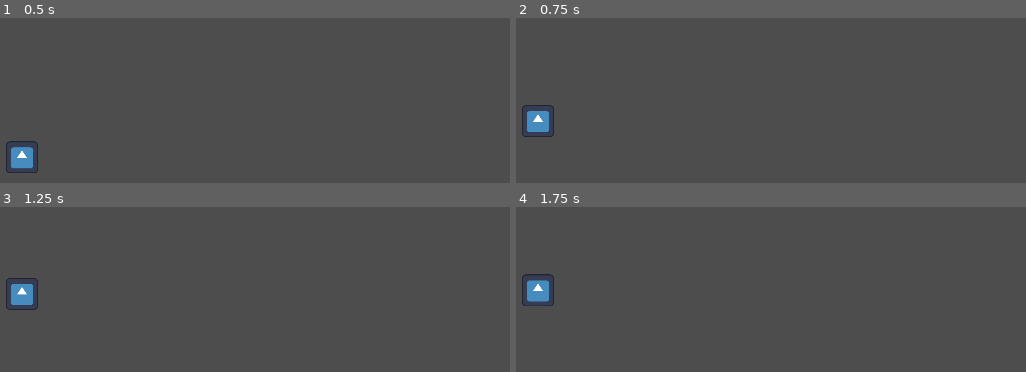
Above: before the commit, frames 1-4 (two rows, left to right).
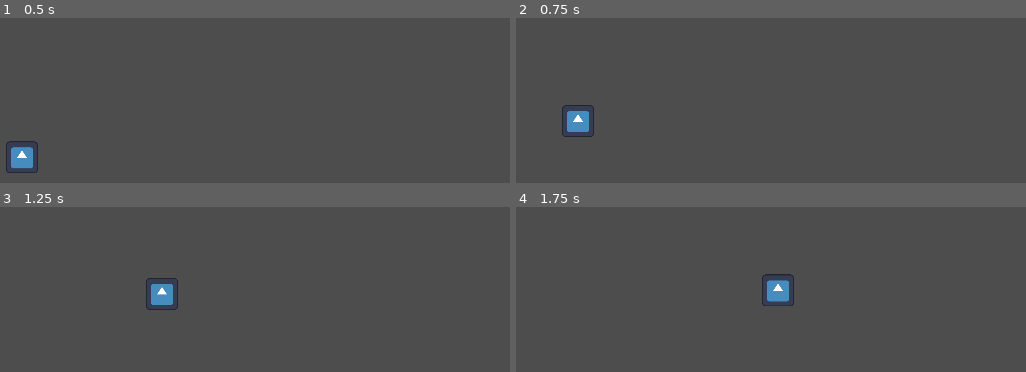
Above: after the commit, the same moments.

Repository: Agent4580/the-only-way-in-career-is-UP
Game: Godot game, scene res://scenes/easy_difficult.tscn
Two runs of this game, one before a commit and one after it. Both use one fixed random seed, a clock stepped at 60 frames per second and the inputs below. The project has no main scene, so this scene is started directly. The engine's default icon, where the game draws it, is replaced by a stand-in: a white triangle on a blue panel in a dark square.
Inputs:
- Up to frame 1 (0.5 s): no input
- Up to frame 2 (0.75 s): tap Enter (ui_accept) at 0.5 s; hold D (move_right) from 0.53 s (still down); tap Space (jump) at 0.6 s
- Up to frame 3 (1.25 s): keep holding D (move_right); tap Space (jump) at 0.77, 1.07 s
- Up to frame 4 (1.75 s): keep holding D (move_right); tap Space (jump) at 1.35, 1.52 s

Frame 1 is identical in both runs. In frame 2, 1.4% of the frame differs, in the area x 1-16%, y 52-73%; in frame 3, 1.4%; in frame 4, 1.5%, in the area x 1-55%, y 40-60%.

Commit message:
Исправление багов в движении персонажа

Diff:
--- a/project.godot
+++ b/project.godot
@@ -21,28 +21,28 @@
 
 [input]
 
-move_left={
-"deadzone": 0.2,
-"events": [Object(InputEventKey,"resource_local_to_scene":false,"resource_name":"","device":-1,"window_id":0,"alt_pressed":false,"shift_pressed":false,"ctrl_pressed":false,"meta_pressed":false,"pressed":false,"keycode":0,"physical_keycode":4194319,"key_label":0,"unicode":0,"location":0,"echo":false,"script":null)
-, Object(InputEventKey,"resource_local_to_scene":false,"resource_name":"","device":-1,"window_id":0,"alt_pressed":false,"shift_pressed":false,"ctrl_pressed":false,"meta_pressed":false,"pressed":false,"keycode":0,"physical_keycode":65,"key_label":0,"unicode":1092,"location":0,"echo":false,"script":null)
-]
-}
-move_right={
-"deadzone": 0.2,
-"events": [Object(InputEventKey,"resource_local_to_scene":false,"resource_name":"","device":-1,"window_id":0,"alt_pressed":false,"shift_pressed":false,"ctrl_pressed":false,"meta_pressed":false,"pressed":false,"keycode":0,"physical_keycode":4194321,"key_label":0,"unicode":0,"location":0,"echo":false,"script":null)
-, Object(InputEventKey,"resource_local_to_scene":false,"resource_name":"","device":-1,"window_id":0,"alt_pressed":false,"shift_pressed":false,"ctrl_pressed":false,"meta_pressed":false,"pressed":false,"keycode":0,"physical_keycode":68,"key_label":0,"unicode":1074,"location":0,"echo":false,"script":null)
-]
-}
 move_up={
 "deadzone": 0.2,
-"events": [Object(InputEventKey,"resource_local_to_scene":fa …(140 unchanged characters)… d":false,"keycode":0,"physical_keycode":4194320,"key_label":0,"unicode":0,"location":0,"echo":false,"script":null)
-, Object(InputEventKey,"resource_local_to_scene":false,"reso …(131 unchanged characters)… d":false,"keycode":0,"physical_keycode":87,"key_label":0,"unicode":1094,"location":0,"echo":false,"script":null)
+"events": [Object(InputEventKey,"resource_local_to_scene":fa …(140 unchanged characters)… d":false,"keycode":0,"physical_keycode":87,"key_label":0,"unicode":1094,"location":0,"echo":false,"script":null)
+, Object(InputEventKey,"resource_local_to_scene":false,"reso …(131 unchanged characters)… d":false,"keycode":0,"physical_keycode":4194320,"key_label":0,"unicode":0,"location":0,"echo":false,"script":null)
 ]
 }
 move_down={
 "deadzone": 0.2,
 "events": [Object(InputEventKey,"resource_local_to_scene":false,"resource_name":"","device":-1,"window_id":0,"alt_press …(192 unchanged characters)…
 , Object(InputEventKey,"resource_local_to_scene":false,"resource_name":"","device":-1,"window_id":0,"alt_pressed":false …(186 unchanged characters)…
+]
+}
+move_left={
+"deadzone": 0.2,
+"events": [Object(InputEventKey,"resource_local_to_scene":false,"resource_name":"","device":-1,"window_id":0,"alt_pressed":false,"shift_pressed":false,"ctrl_pressed":false,"meta_pressed":false,"pressed":false,"keycode":0,"physical_keycode":65,"key_label":0,"unicode":97,"location":0,"echo":false,"script":null)
+, Object(InputEventKey,"resource_local_to_scene":false,"resource_name":"","device":-1,"window_id":0,"alt_pressed":false,"shift_pressed":false,"ctrl_pressed":false,"meta_pressed":false,"pressed":false,"keycode":0,"physical_keycode":4194319,"key_label":0,"unicode":0,"location":0,"echo":false,"script":null)
+]
+}
+move_right={
+"deadzone": 0.2,
+"events": [Object(InputEventKey,"resource_local_to_scene":false,"resource_name":"","device":-1,"window_id":0,"alt_pressed":false,"shift_pressed":false,"ctrl_pressed":false,"meta_pressed":false,"pressed":false,"keycode":0,"physical_keycode":68,"key_label":0,"unicode":1074,"location":0,"echo":false,"script":null)
+, Object(InputEventKey,"resource_local_to_scene":false,"resource_name":"","device":-1,"window_id":0,"alt_pressed":false,"shift_pressed":false,"ctrl_pressed":false,"meta_pressed":false,"pressed":false,"keycode":0,"physical_keycode":4194321,"key_label":0,"unicode":0,"location":0,"echo":false,"script":null)
 ]
 }
 jump={
--- a/scenes/easy_difficult.tscn
+++ b/scenes/easy_difficult.tscn
@@ -9,7 +9,6 @@
 
 [node name="Hero" parent="." unique_id=570765270 instance=ExtResource("1_wm3tr")]
 position = Vector2(136, 320)
-floor_block_on_wall = false
 
 [node name="StaticBody2D" type="StaticBody2D" parent="." unique_id=728963183]
 position = Vector2(0, 480)
--- a/scenes/hero.tscn
+++ b/scenes/hero.tscn
@@ -1,19 +1,27 @@
 [gd_scene format=3 uid="uid://csp0jofmsi4o"]
 
 [ext_resource type="Texture2D" uid="uid://fgfrvoogdsn5" path="res://sprites/icon.svg" id="1_3uyx6"]
-[ext_resource type="Script" uid="uid://dufmrw0ljp6vk" path="res://scripts/hero_demo.gd" id="1_06baw"]
+[ext_resource type="Script" uid="uid://crcnxnky5r2gm" path="res://scripts/hero.gd" id="1_06baw"]
 [ext_resource type="Script" uid="uid://o346h7lc3evv" path="res://scripts/gravity.gd" id="2_mv13s"]
+
+[sub_resource type="RectangleShape2D" id="RectangleShape2D_06baw"]
+size = Vector2(32, 32)
 
 [sub_resource type="RectangleShape2D" id="RectangleShape2D_yvbpl"]
 size = Vector2(32, 32)
 
 [node name="Hero" type="CharacterBody2D" unique_id=570765270]
+floor_block_on_wall = false
 script = ExtResource("1_06baw")
 
 [node name="Gravity" type="Area2D" parent="." unique_id=478256987]
 gravity_space_override = 3
 gravity_point_unit_distance = 0.334
 script = ExtResource("2_mv13s")
+
+[node name="CollisionShape2D" type="CollisionShape2D" parent="Gravity" unique_id=1541529416]
+position = Vector2(16, 16)
+shape = SubResource("RectangleShape2D_06baw")
 
 [node name="Sprite2D" type="Sprite2D" parent="." unique_id=480381357]
 scale = Vector2(0.25, 0.25)
--- a/scripts/hero.gd
+++ b/scripts/hero.gd
@@ -6,17 +6,24 @@
 
 @warning_ignore("unused_parameter")
 func _physics_process(delta: float) -> void:
-	#Обязательная строка для данной игры
-	move_and_slide()
 
 	#Отвечает за гравитацию игрока
 	#Начинает работать, когда игрок не на полу
 	if not is_on_floor():
-		velocity += get_gravity()
+		velocity += get_gravity() * delta
 
+	#Определяем направление движения
 	var direction = Input.get_axis('move_left', 'move_right')
 
+	#Делаем движение, если direction не равен нулю
+	#иначе останавливаемся
 	if direction:
 		velocity.x = speed * direction
 	else:
 		velocity.x = move_toward(velocity.x, 0, speed)
+
+	if Input.is_action_just_pressed('jump') and is_on_floor():
+		velocity.y = jump
+
+	#Обязательная строка для данной игры
+	move_and_slide()
